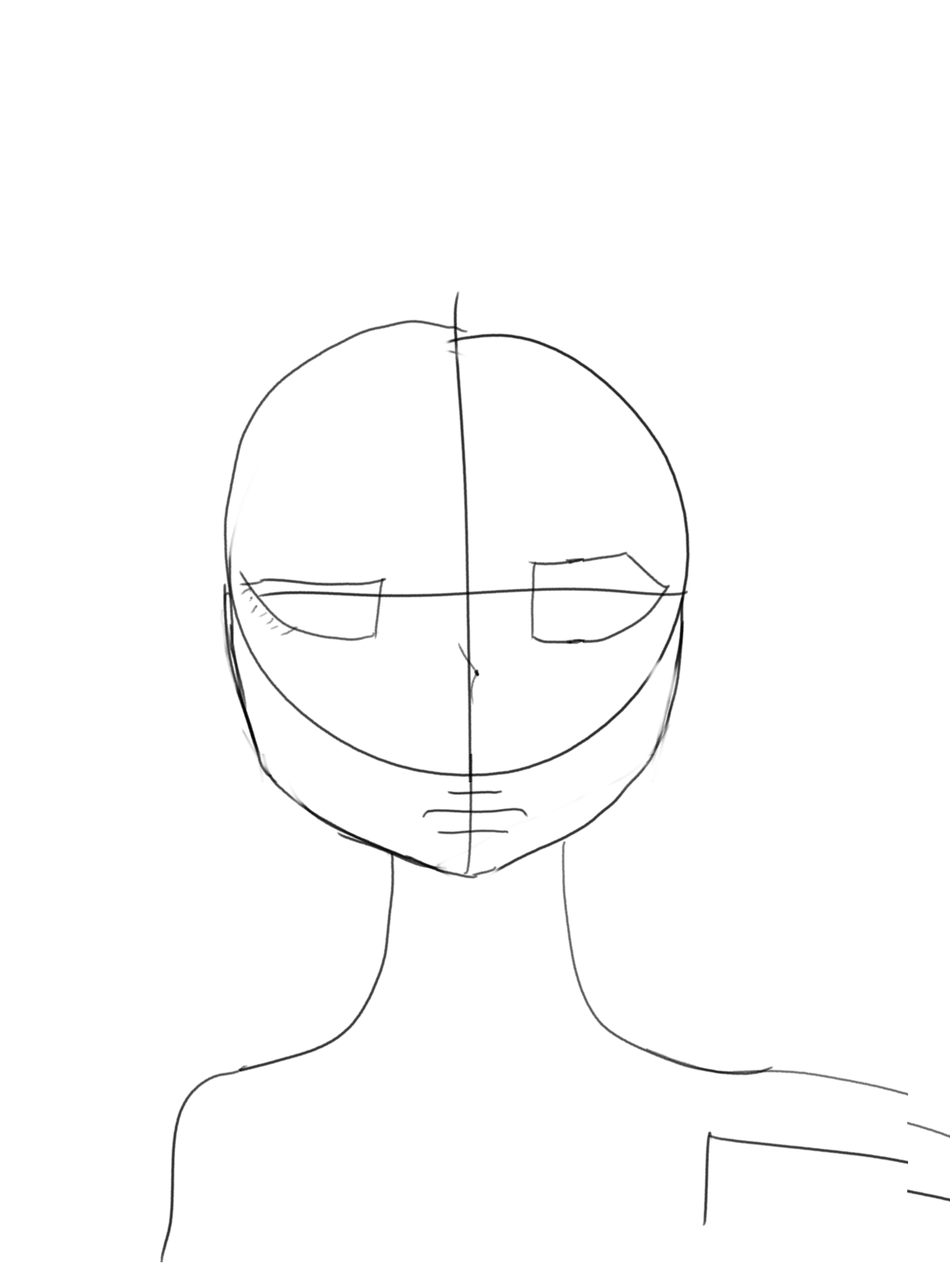
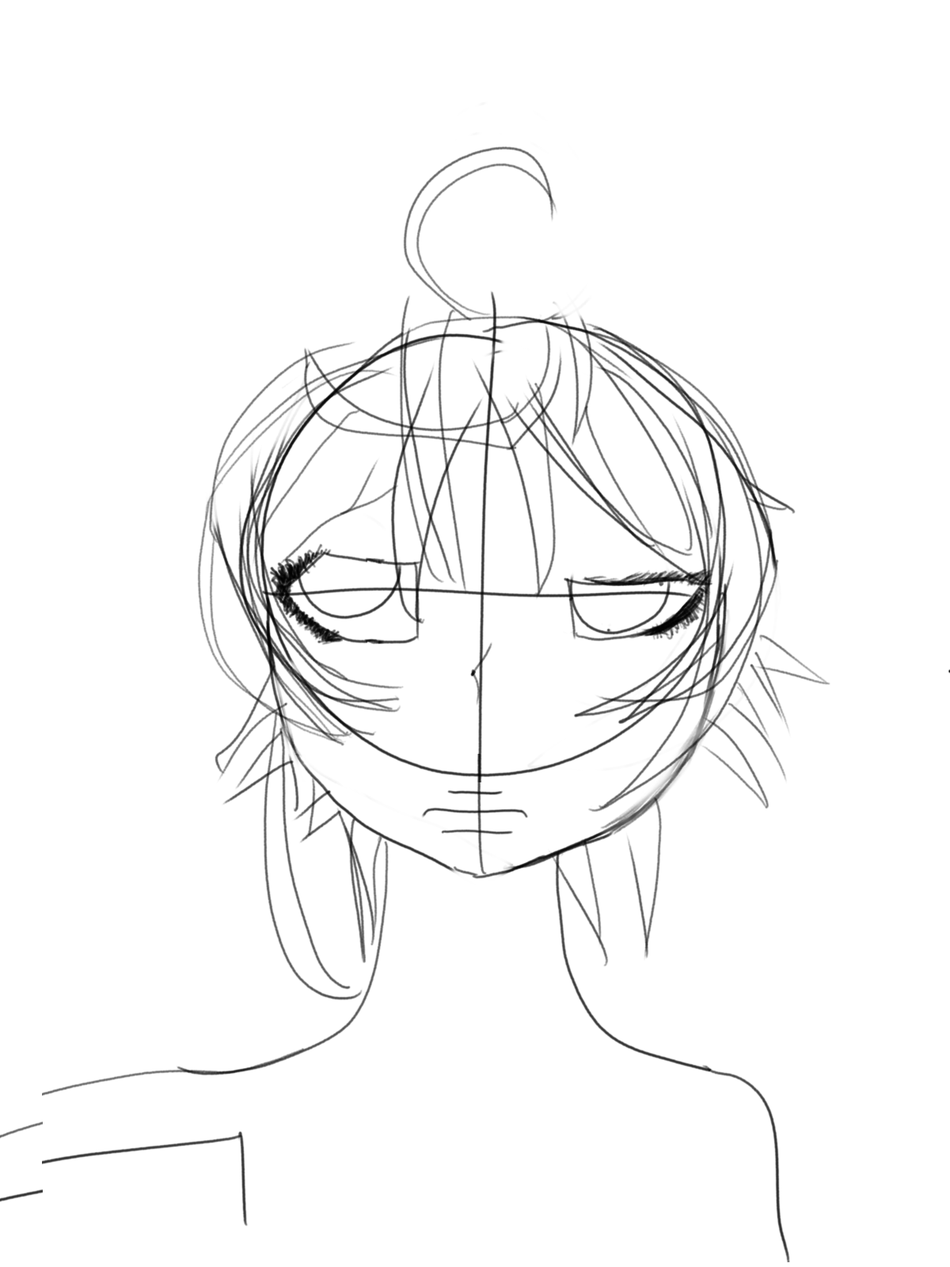
Comparing the layer stacks of the two 950x1267 images. Changes:
painted on "Layer 5" over [197, 102, 950, 1014]
painted on "Layer 4" over [202, 456, 710, 659]
painted on "Layer 3" over [197, 456, 761, 862]
painted on "Layer 2" over [0, 102, 950, 1262]
painted on "Layer 1" over [0, 102, 950, 1262]
